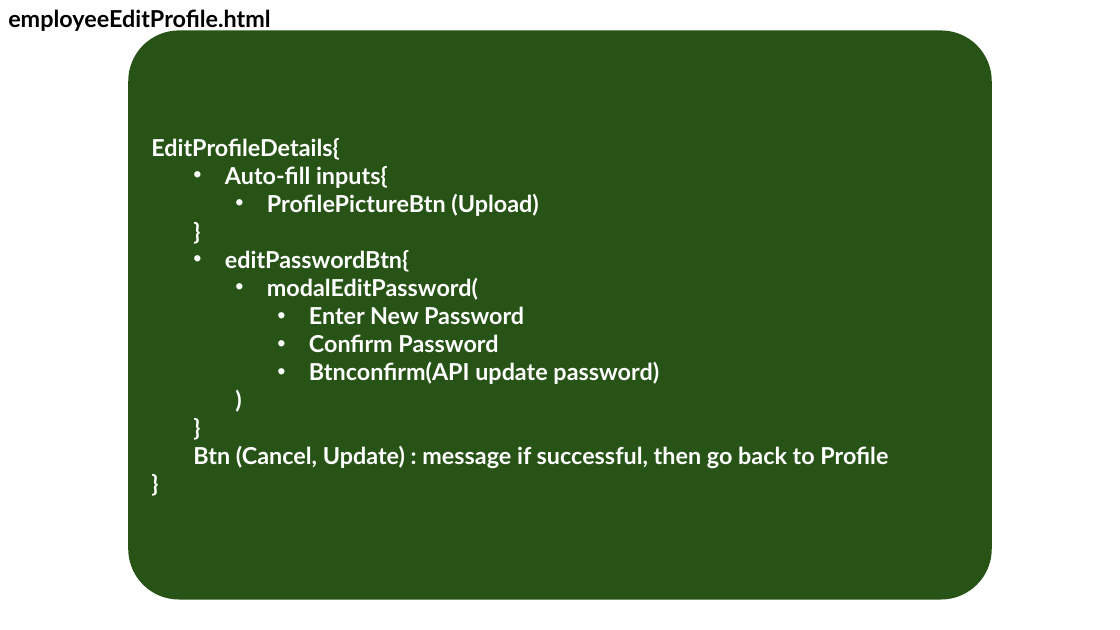
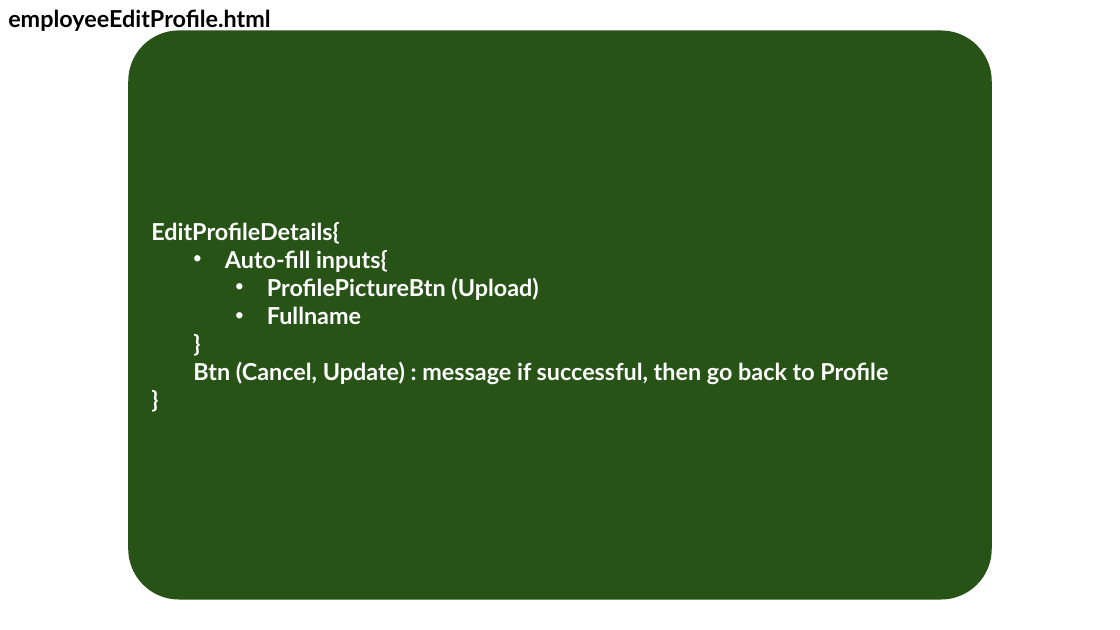
Before and after one commit to Booking-Resevation-Betcha-Homie-House/CAPSTONE-Development-Road-Map, a slide deck: slide 35 of betchaBooking-USECASE.pptx. Drawn at 1120x630 pixels with LibreOffice and Linux fonts; fonts in the diff are those of the drawing. Boxes give left, top, right and bottom in pixels: in the first picture for what was removed or moved away, otherwise in the second. Text is boxed around its words. In the diff, an @@ line names an element or a change of style, - is before the commit and + after.

```diff
--- a/betchaBooking-USECASE.pptx
+++ b/betchaBooking-USECASE.pptx
@@ text in rounded rectangle at [267,306,361,324]: text changed @@
-  }
-  • editPasswordBtn{
-    • modalEditPassword(
-      • Enter New Password
-      • Confirm Password
-      • Btnconfirm(API update password)
-    )
+    • Fullname
```
Also in this commit, not shown: 7 other slides changed, 1 slide added, 1 slide removed, 1 other file.
